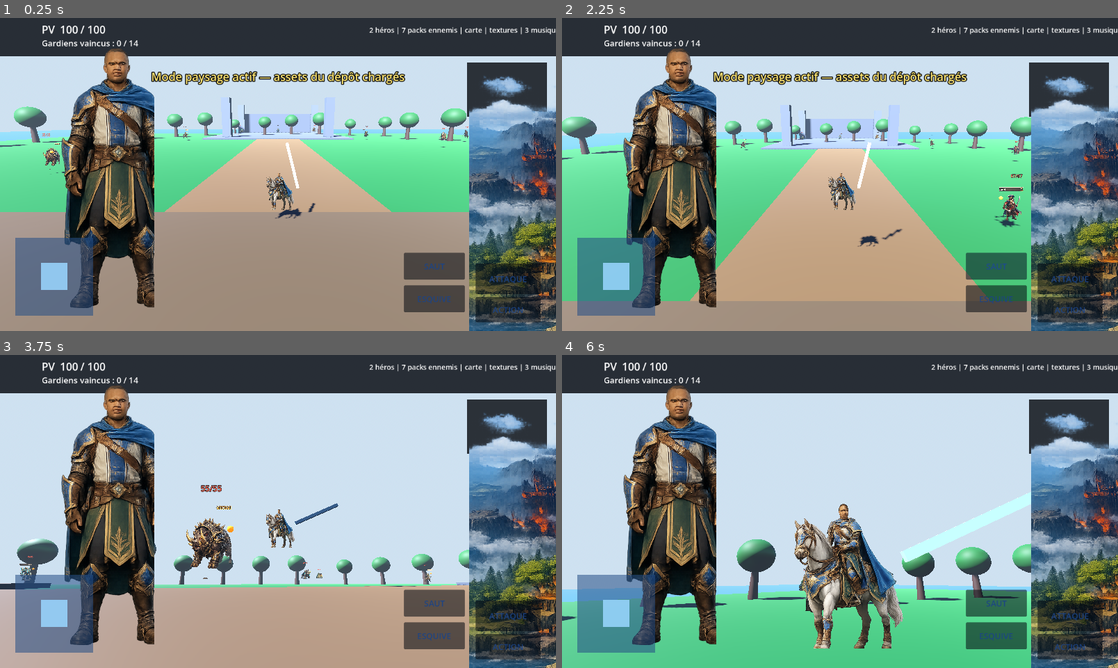
Above: before the commit, frames 1-4 (two rows, left to right).
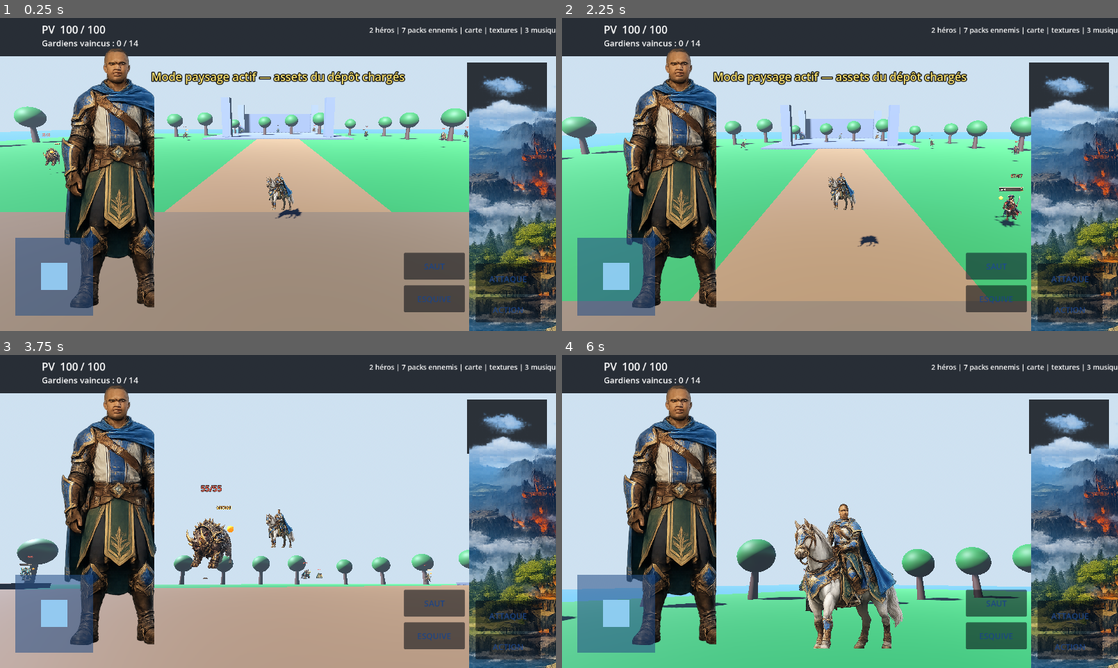
Above: after the commit, the same moments.

Repository: Chasmet/Zelda-like
Game: Godot game, scene res://scenes/main.tscn
The game is run twice, just before and just after one commit, with the same random seed, the same clock (stepped at 60 frames per second) and the same inputs. Sound files missing from this copy of the repository are replaced by a short silence.
Inputs (mouse positions are in pixels of both pictures, inside the frame that each line leads up to):
- Up to frame 1 (0.25 s): no input
- Up to frame 2 (2.25 s): click "ATTAQUE" at 0.5 s; click "ESQUIVE" at 1.25 s; click "SAUT" at 2 s
- Up to frame 3 (3.75 s): tap Enter at 2.75 s; move the mouse to (305, 511) at 2.77 s; hold W (move_forward) from 2.78 s (still down); tap F (attack) at 2.85 s; click (305, 511) at 2.92 s; tap Space (jump) at 3.02 s; tap Shift (dodge) at 3.05, 3.6 s; move the mouse to (250, 511) at 3.52 s; click (250, 511) at 3.67 s
- Up to frame 4 (6 s): keep holding W (move_forward); tap Space (jump) at 3.77, 5.27 s; tap Ctrl (sprint) at 3.8 s; move the mouse to (851, 505) at 4.27 s; hold Ctrl (sprint) 4.28-5.03 s; click (851, 505) at 4.42 s; tap F (attack) at 4.55, 5.1 s; move the mouse to (834, 517) at 5.02 s; click (834, 517) at 5.17 s; tap Shift (dodge) at 5.3, 5.85 s; move the mouse to (878, 514) at 5.77 s; hold Ctrl (sprint) from 5.78 s (still down); click (878, 514) at 5.92 s

The runs differ from the first frame. In frame 1, 0.1% of the frame differs, in the area x 51-57%, y 39-62%; in frame 2, 0.1%; in frame 3, 0.1%; in frame 4, 1.0%, in the area x 60-85%, y 43-67%.

Commit message:
feat: load and animate the Blender hero model

Diff:
--- a/scripts/player.gd
+++ b/scripts/player.gd
@@ -5,6 +5,8 @@
 signal died
 signal attack_requested
 signal interact_requested
+
+const MODEL_ANIMATOR_SCRIPT = preload("res://scripts/procedural_animator.gd")
 
 @export var move_speed: float = 6.0
 @export var sprint_speed: float = 9.0
@@ -24,6 +26,7 @@
 var _camera: Camera3D
 var _visual: Node3D
 var _sword: Node3D
+var _model_animator: ProceduralCharacterAnimator
 var _pitch: float = -0.22
 var _gravity: float = 22.0
 
@@ -41,14 +44,11 @@
 	attack_cooldown = maxf(0.0, attack_cooldown - delta)
 	dodge_cooldown = maxf(0.0, dodge_cooldown - delta)
 	invulnerability = maxf(0.0, invulnerability - delta)
-
 	if not is_on_floor():
 		velocity.y -= _gravity * delta
-
 	var input_vector: Vector2 = Input.get_vector("move_left", "move_right", "move_forward", "move_back")
 	if virtual_move.length() > 0.08:
 		input_vector = virtual_move.limit_length(1.0)
-
 	if can_control:
 		var forward: Vector3 = -_camera.global_transform.basis.z
 		var right: Vector3 = _camera.global_transform.basis.x
@@ -57,10 +57,7 @@
 		forward = forward.normalized()
 		right = right.normalized()
 		var direction: Vector3 = (right * input_vector.x + forward * -input_vector.y).normalized()
-		var speed: float = move_speed
-		if Input.is_action_pressed("sprint"):
-			speed = sprint_speed
-
+		var speed: float = sprint_speed if Input.is_action_pressed("sprint") else move_speed
 		if direction.length_squared() > 0.01:
 			velocity.x = move_toward(velocity.x, direction.x * speed, acceleration * delta)
 			velocity.z = move_toward(velocity.z, direction.z * speed, acceleration * delta)
@@ -69,7 +66,6 @@
 		else:
 			velocity.x = move_toward(velocity.x, 0.0, acceleration * delta)
 			velocity.z = move_toward(velocity.z, 0.0, acceleration * delta)
-
 		if Input.is_action_just_pressed("jump") and is_on_floor():
 			velocity.y = jump_velocity
 		if Input.is_action_just_pressed("attack"):
@@ -78,8 +74,8 @@
 			dodge()
 		if Input.is_action_just_pressed("interact"):
 			interact()
-
 	move_and_slide()
+	_update_model_animation()
 	if global_position.y < -12.0:
 		_respawn()
 
@@ -111,7 +107,9 @@
 		return
 	attack_cooldown = 0.48
 	attack_requested.emit()
-	if is_instance_valid(_sword):
+	if is_instance_valid(_model_animator):
+		_model_animator.play_attack()
+	elif is_instance_valid(_sword):
 		var tween: Tween = create_tween()
 		tween.set_trans(Tween.TRANS_QUAD)
 		tween.set_ease(Tween.EASE_OUT)
@@ -128,7 +126,9 @@
 		direction = -_visual.global_transform.basis.z
 	direction.y = 0.0
 	velocity += direction.normalized() * 10.0
-	if is_instance_valid(_visual):
+	if is_instance_valid(_model_animator):
+		_model_animator.play_dodge()
+	elif is_instance_valid(_visual):
 		var tween: Tween = create_tween()
 		tween.tween_property(_visual, "rotation:x", TAU, 0.42).as_relative()
 
@@ -146,12 +146,18 @@
 		knockback.y = 0.25
 		velocity += knockback * 7.0
 	health_changed.emit(health, max_health)
-	if is_instance_valid(_visual):
+	if is_instance_valid(_model_animator):
+		_model_animator.play_hit()
+	elif is_instance_valid(_visual):
 		var tween: Tween = create_tween()
 		tween.tween_property(_visual, "scale", Vector3(1.15, 0.82, 1.15), 0.08)
 		tween.tween_property(_visual, "scale", Vector3.ONE, 0.16)
 	if health <= 0:
+		can_control = false
 		died.emit()
+		if is_instance_valid(_model_animator):
+			_model_animator.play_death()
+		await get_tree().create_timer(0.72).timeout
 		_respawn()
 
 func heal(amount: int) -> void:
@@ -167,12 +173,26 @@
 	spawn_position = point
 
 func apply_asset(path: String) -> void:
-	if path.is_empty() or not is_instance_valid(_visual):
+	if path.is_empty() or not is_instance_valid(_visual) or not ResourceLoader.exists(path):
 		return
 	var loaded: Resource = load(path)
-	if loaded is Texture2D:
+	if loaded is PackedScene:
+		var packed: PackedScene = loaded as PackedScene
+		var scene_instance: Node = packed.instantiate()
+		if scene_instance is Node3D:
+			_clear_generated_visual(true)
+			var animator: ProceduralCharacterAnimator = MODEL_ANIMATOR_SCRIPT.new() as ProceduralCharacterAnimator
+			animator.name = "ImportedHeroModel"
+			_visual.add_child(animator)
+			var node_3d: Node3D = scene_instance as Node3D
+			node_3d.name = "HeroBlenderAsset"
+			node_3d.rotation.y = PI
+			animator.add_child(node_3d)
+			animator.bind_model(node_3d)
+			_model_animator = animator
+	elif loaded is Texture2D:
 		var texture: Texture2D = loaded as Texture2D
-		_clear_generated_visual()
+		_clear_generated_visual(true)
 		var sprite: Sprite3D = Sprite3D.new()
 		sprite.name = "ImportedHeroSprite"
 		sprite.texture = _hero_frame(texture)
@@ -181,15 +201,6 @@
 		sprite.position.y = 1.05
 		sprite.alpha_cut = SpriteBase3D.ALPHA_CUT_DISCARD
 		_visual.add_child(sprite)
-	elif loaded is PackedScene:
-		var packed: PackedScene = loaded as PackedScene
-		var scene_instance: Node = packed.instantiate()
-		if scene_instance is Node3D:
-			_clear_generated_visual()
-			var node_3d: Node3D = scene_instance as Node3D
-			node_3d.name = "ImportedHero"
-			node_3d.scale = Vector3.ONE * 0.8
-			_visual.add_child(node_3d)
 
 func _hero_frame(texture: Texture2D) -> Texture2D:
 	var width: int = texture.get_width()
@@ -218,6 +229,8 @@
 	global_position = spawn_position
 	health = max_health
 	health_changed.emit(health, max_health)
+	if is_instance_valid(_model_animator):
+		_model_animator.reset_pose()
 	await get_tree().create_timer(0.35).timeout
 	can_control = true
 
@@ -229,11 +242,9 @@
 	collider.shape = capsule
 	collider.position.y = 0.93
 	add_child(collider)
-
 	_visual = Node3D.new()
 	_visual.name = "Visual"
 	add_child(_visual)
-
 	var body: MeshInstance3D = MeshInstance3D.new()
 	body.name = "GeneratedBody"
 	var body_mesh: CapsuleMesh = CapsuleMesh.new()
@@ -243,7 +254,6 @@
 	body.mesh = body_mesh
 	body.position.y = 1.0
 	_visual.add_child(body)
-
 	var head: MeshInstance3D = MeshInstance3D.new()
 	head.name = "GeneratedHead"
 	var head_mesh: SphereMesh = SphereMesh.new()
@@ -253,7 +263,6 @@
 	head.mesh = head_mesh
 	head.position.y = 1.95
 	_visual.add_child(head)
-
 	_sword = Node3D.new()
 	_sword.name = "SwordPivot"
 	_sword.position = Vector3(0.52, 1.15, 0.0)
@@ -273,27 +282,35 @@
 	_camera_pivot.position = Vector3(0.0, 1.45, 0.0)
 	_camera_pivot.rotation.x = _pitch
 	add_child(_camera_pivot)
-
 	var arm: SpringArm3D = SpringArm3D.new()
 	arm.name = "SpringArm"
 	arm.spring_length = 6.2
 	arm.margin = 0.2
 	arm.collision_mask = 1
 	_camera_pivot.add_child(arm)
-
 	_camera = Camera3D.new()
 	_camera.name = "Camera"
 	_camera.current = true
 	_camera.fov = 68.0
 	arm.add_child(_camera)
 
-func _clear_generated_visual() -> void:
+func _update_model_animation() -> void:
+	if not is_instance_valid(_model_animator):
+		return
+	var horizontal_speed: float = Vector2(velocity.x, velocity.z).length()
+	_model_animator.set_locomotion(horizontal_speed / maxf(sprint_speed, 0.01), not is_on_floor())
+
+func _clear_generated_visual(remove_weapon: bool = false) -> void:
 	for child: Node in _visual.get_children():
-		if child == _sword:
+		if child == _sword and not remove_weapon:
 			continue
 		var child_name: String = String(child.name)
-		if child_name.begins_with("Generated") or child_name.begins_with("Imported"):
+		if child_name.begins_with("Generated") or child_name.begins_with("Imported") or (remove_weapon and child == _sword):
+			_visual.remove_child(child)
 			child.queue_free()
+	if remove_weapon:
+		_sword = null
+	_model_animator = null
 
 func _material(color: Color) -> StandardMaterial3D:
 	var material: StandardMaterial3D = StandardMaterial3D.new()
